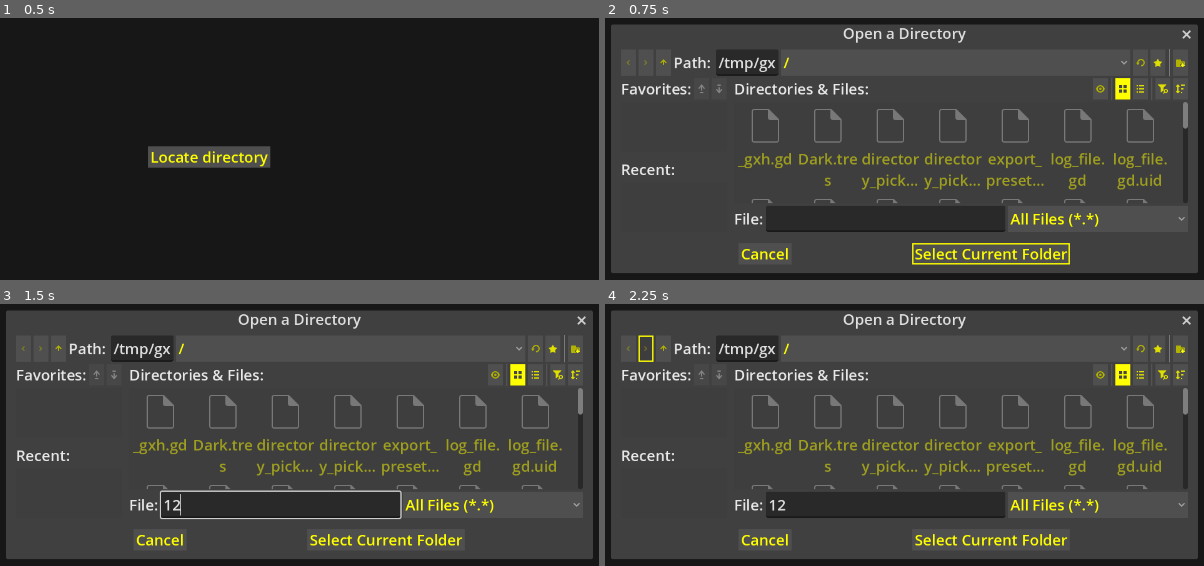
Above: before the commit, frames 1-4 (two rows, left to right).
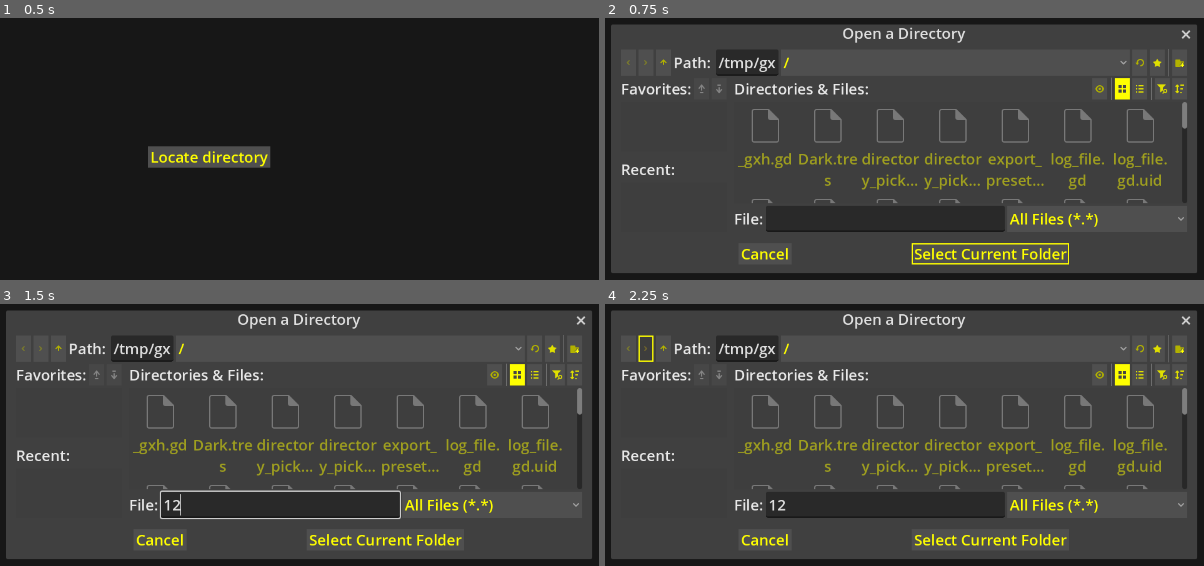
Above: after the commit, the same moments.

Repository: l1chorpe/cyberpunk-log-viewer
Game: Godot game, scene res://MainWindow.tscn
Two runs of this game, one before a commit and one after it. Both use one fixed random seed, a clock stepped at 60 frames per second and the inputs below.
Inputs (mouse positions are in pixels of both pictures, inside the frame that each line leads up to):
- Up to frame 1 (0.5 s): no input
- Up to frame 2 (0.75 s): click "Locate directory" at 0.5 s
- Up to frame 3 (1.5 s): click (281, 505) at 1.27 s; type "12" at 1.35 s
- Up to frame 4 (2.25 s): click (646, 348) at 2 s

Frame 1 is identical in both runs. In frame 2, 1.4% of the frame differs, in the area x 39-99%, y 3-97%; in frame 3, 1.4%; in frame 4, 1.4%.

Commit message:
feat: search mode is now saved on exit

Diff:
--- a/main_window.gd
+++ b/main_window.gd
@@ -9,10 +9,15 @@
     %LogFileList.resize()
 
 func _load_settings() -> void:
+    # Skip "locate directory" step if the game path has been stored
     if Settings.default_game_path != "":
         $DirectorySelection/DirectoryPicker.dir_selected.emit(Settings.default_game_path)
 
+    # Switch search mode according to stored settings
+    %ToggleFullSearch.button_pressed = Settings.default_search_mode == Settings.SearchMode.FULL
+
 func _notification(what: int) -> void:
+    # Save settings on close
     if what == NOTIFICATION_WM_CLOSE_REQUEST:
         Settings.save_settings()
         get_tree().quit()
--- a/settings.gd
+++ b/settings.gd
@@ -4,7 +4,10 @@
 
 static var settings = ConfigFile.new()
 
+enum SearchMode {PARTIAL, FULL}
+
 static var default_game_path: String
+static var default_search_mode: SearchMode
 
 
 static func _static_init() -> void:
@@ -15,11 +18,16 @@
 
 static func save_settings() -> void:
     settings.set_value("Main", "default_game_path", default_game_path)
+    settings.set_value("Main", "default_search_mode", default_search_mode)
+
     settings.save(SETTINGS_FILE_PATH)
 
 static func _load_settings() -> void:
     settings.load(SETTINGS_FILE_PATH)
-    default_game_path = settings.get_value("Main", "default_game_path")
+
+    default_game_path = settings.get_value("Main", "default_game_path", "")
+    default_search_mode = settings.get_value("Main", "default_search_mode", SearchMode.PARTIAL)
 
 static func _create_settings() -> void:
     default_game_path = ""
+    default_search_mode = SearchMode.PARTIAL
--- a/view_logs_button.gd
+++ b/view_logs_button.gd
@@ -8,8 +8,7 @@
     # Hide directory selection window
     %DirectorySelection.hide()
 
-    # Set persistent default path
-    Settings.default_game_path = %DirectoryName.text
+    _set_persistent_settings()
 
     # Retrieve all log files and update the displayed list
     %LogFileList.find_all_log_files(%DirectoryName.text, %ToggleFullSearch.button_pressed)
@@ -17,3 +16,12 @@
 
     # Show list of log files
     %LogFileListContainer.show()
+
+func _set_persistent_settings() -> void:
+    # Set persistent default path
+    Settings.default_game_path = %DirectoryName.text
+    # Set persistent default search mode
+    if %ToggleFullSearch.button_pressed:
+        Settings.default_search_mode = Settings.SearchMode.FULL
+    else:
+        Settings.default_search_mode = Settings.SearchMode.PARTIAL
